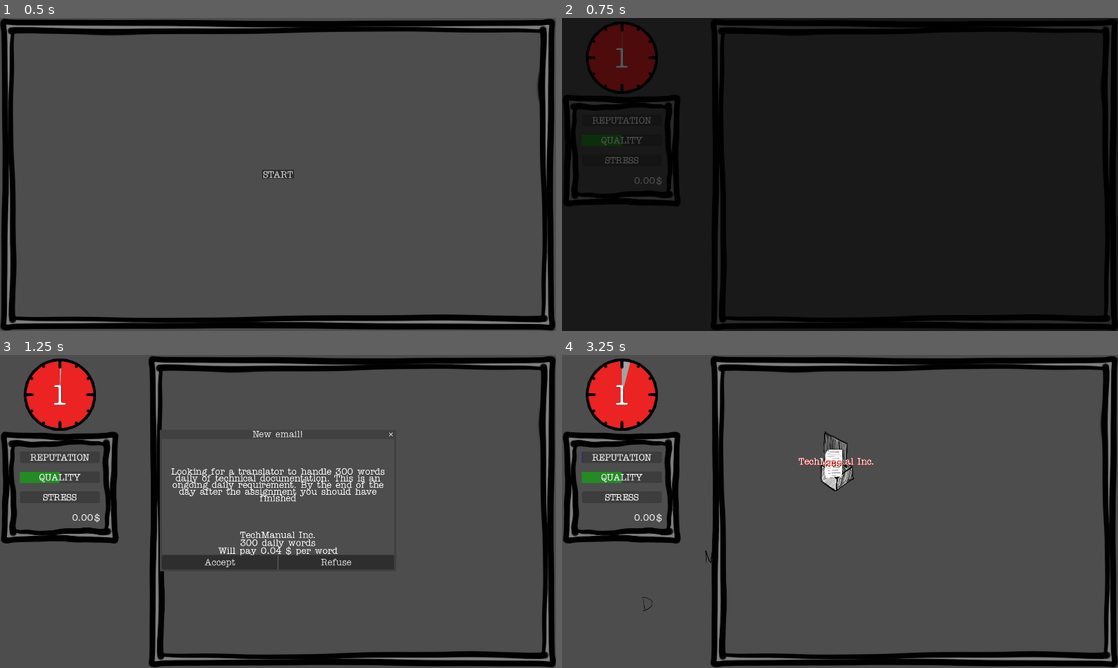
Above: before the commit, frames 1-4 (two rows, left to right).
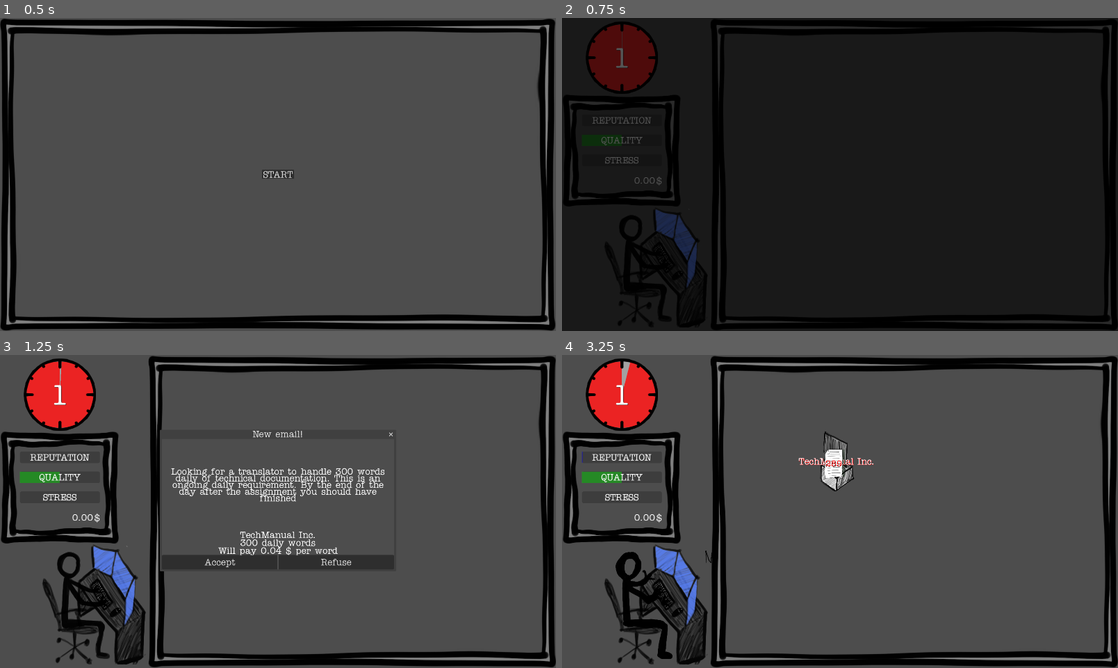
Above: after the commit, the same moments.

Repository: ildede/game-off-2025
Game: Godot game, scene res://scenes/ui/start_screen/start.tscn
The game is run twice, just before and just after one commit, with the same random seed, the same clock (stepped at 60 frames per second) and the same inputs.
Inputs (mouse positions are in pixels of both pictures, inside the frame that each line leads up to):
- Up to frame 1 (0.5 s): no input
- Up to frame 2 (0.75 s): click "START" at 0.5 s
- Up to frame 3 (1.25 s): no input
- Up to frame 4 (3.25 s): click "Accept" at 1.25 s; click (834, 461) at 2 s; click (834, 461) at 2.75 s

Frame 1 is identical in both runs. In frame 2, 0.8% of the frame differs, in the area x 11-25%, y 61-88%; in frame 3, 3.7%; in frame 4, 3.9%, in the area x 7-27%, y 60-99%.

Commit message:
Feat: add typing animation

Diff:
--- a/scenes/game/translator/translator.gd
+++ b/scenes/game/translator/translator.gd
@@ -15,7 +15,10 @@
 
 func _on_timer_timeout() -> void:
 	if tasks.size() != 0:
+		$Translator.play("typing")
 		fire()
+	else:
+		$Translator.stop()
 
 func new_task_arrived(item: PathFollow2D) -> void:
 	tasks.append(item)
--- a/scenes/game/translator/translator.tscn
+++ b/scenes/game/translator/translator.tscn
@@ -1,29 +1,59 @@
-[gd_scene load_steps=5 format=3 uid="uid://dibf4fgjie87y"]
+[gd_scene load_steps=10 format=3 uid="uid://dibf4fgjie87y"]
 
 [ext_resource type="Script" uid="uid://cbc0hxujnugk5" path="res://scenes/game/translator/translator.gd" id="1_ljyet"]
-[ext_resource type="Texture2D" uid="uid://dmlao86bajfj2" path="res://scenes/game/translator/assets/Translator.png" id="1_w51wl"]
 [ext_resource type="PackedScene" uid="uid://darjd76ufnyvc" path="res://scenes/game/entities/letter/letter.tscn" id="2_jqv1b"]
+[ext_resource type="Texture2D" uid="uid://drbp167khr7ib" path="res://scenes/game/translator/assets/PNG_0001.png" id="3_bupml"]
+[ext_resource type="Texture2D" uid="uid://dm7gik5a6jj5s" path="res://scenes/game/translator/assets/PNG_0002.png" id="4_vxd46"]
+[ext_resource type="Texture2D" uid="uid://cg0d84etycm8t" path="res://scenes/game/translator/assets/PNG_0003.png" id="5_0b6hu"]
+[ext_resource type="Texture2D" uid="uid://c3f6yalt2bp2r" path="res://scenes/game/translator/assets/PNG_0004.png" id="6_585bd"]
+[ext_resource type="Texture2D" uid="uid://d060mkq5malbq" path="res://scenes/game/translator/assets/PNG_0005.png" id="7_vbttx"]
 
 [sub_resource type="CircleShape2D" id="CircleShape2D_ljyet"]
 radius = 550.02277
+
+[sub_resource type="SpriteFrames" id="SpriteFrames_pcpsr"]
+animations = [{
+"frames": [{
+"duration": 1.0,
+"texture": ExtResource("3_bupml")
+}, {
+"duration": 1.0,
+"texture": ExtResource("4_vxd46")
+}, {
+"duration": 1.0,
+"texture": ExtResource("5_0b6hu")
+}, {
+"duration": 1.0,
+"texture": ExtResource("6_585bd")
+}, {
+"duration": 1.0,
+"texture": ExtResource("7_vbttx")
+}],
+"loop": true,
+"name": &"typing",
+"speed": 10.0
+}]
 
 [node name="Translator" type="Node2D"]
 script = ExtResource("1_ljyet")
 letters = ExtResource("2_jqv1b")
 
-[node name="Translator" type="Sprite2D" parent="."]
+[node name="StaticBody2D" type="Area2D" parent="."]
 scale = Vector2(0.2, 0.2)
-texture = ExtResource("1_w51wl")
 
-[node name="StaticBody2D" type="Area2D" parent="Translator"]
-
-[node name="CollisionShape2D" type="CollisionShape2D" parent="Translator/StaticBody2D"]
+[node name="CollisionShape2D" type="CollisionShape2D" parent="StaticBody2D"]
 scale = Vector2(0.99999994, 0.99999994)
 shape = SubResource("CircleShape2D_ljyet")
+
+[node name="Translator" type="AnimatedSprite2D" parent="."]
+scale = Vector2(0.2, 0.2)
+sprite_frames = SubResource("SpriteFrames_pcpsr")
+animation = &"typing"
+frame_progress = 0.2422564
 
 [node name="WPM" type="Timer" parent="."]
 wait_time = 0.24
 autostart = true
 
-[connection signal="body_entered" from="Translator/StaticBody2D" to="." method="_on_static_body_2d_body_entered"]
+[connection signal="body_entered" from="StaticBody2D" to="." method="_on_static_body_2d_body_entered"]
 [connection signal="timeout" from="WPM" to="." method="_on_timer_timeout"]
Binary file added: scenes/game/translator/assets/PNG_0001.png
Not shown, added: scenes/game/translator/assets/PNG_0001.png.import
Binary file added: scenes/game/translator/assets/PNG_0002.png
Not shown, added: scenes/game/translator/assets/PNG_0002.png.import
Binary file added: scenes/game/translator/assets/PNG_0003.png
Not shown, added: scenes/game/translator/assets/PNG_0003.png.import
Binary file added: scenes/game/translator/assets/PNG_0004.png
Not shown, added: scenes/game/translator/assets/PNG_0004.png.import
Binary file added: scenes/game/translator/assets/PNG_0005.png
Not shown, added: scenes/game/translator/assets/PNG_0005.png.import
